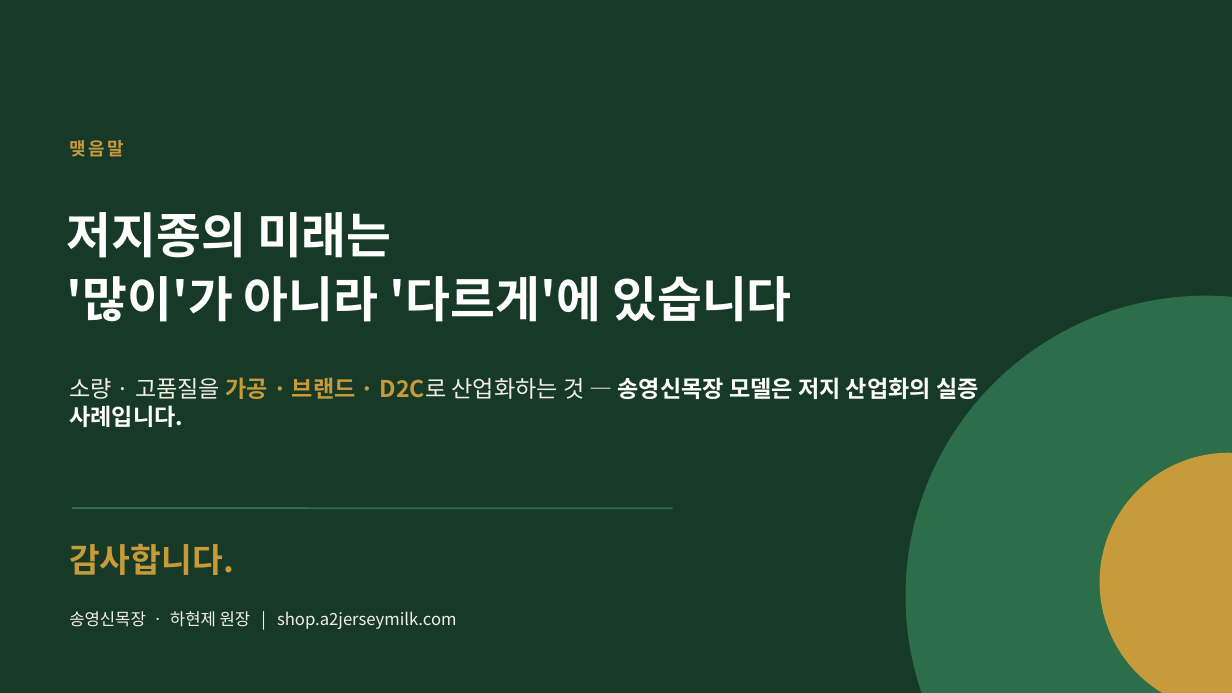
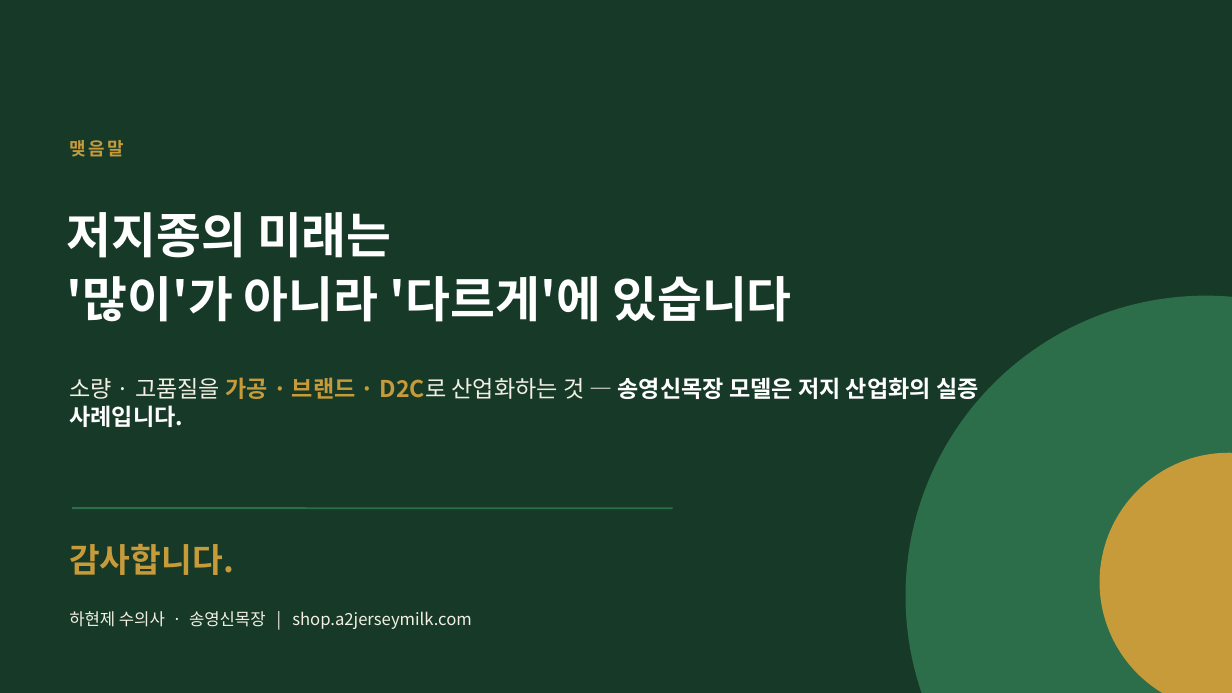
Before and after one commit to hhj3150/Dr-Ha--agent, a slide deck: slide 13 of deliverables/저지종_원유_산업화_사례_발표_송영신목장.pptx. Drawn at 1232x693 pixels with LibreOffice and Linux fonts; fonts in the diff are those of the drawing. Boxes give left, top, right and bottom in pixels: in the first picture for what was removed or moved away, otherwise in the second. Text is boxed around its words. In the diff, an @@ line names an element or a change of style, - is before the commit and + after.

```diff
--- a/deliverables/저지종_원유_산업화_사례_발표_송영신목장.pptx
+++ b/deliverables/저지종_원유_산업화_사례_발표_송영신목장.pptx
@@ text at <box>69,611,472,629</box>: text changed @@
-송영신목장 · 하현제 원장 | shop.a2jerseymilk.com
+하현제 수의사 · 송영신목장 | shop.a2jerseymilk.com
```
Also in this commit, not shown: 12 other slides changed.
